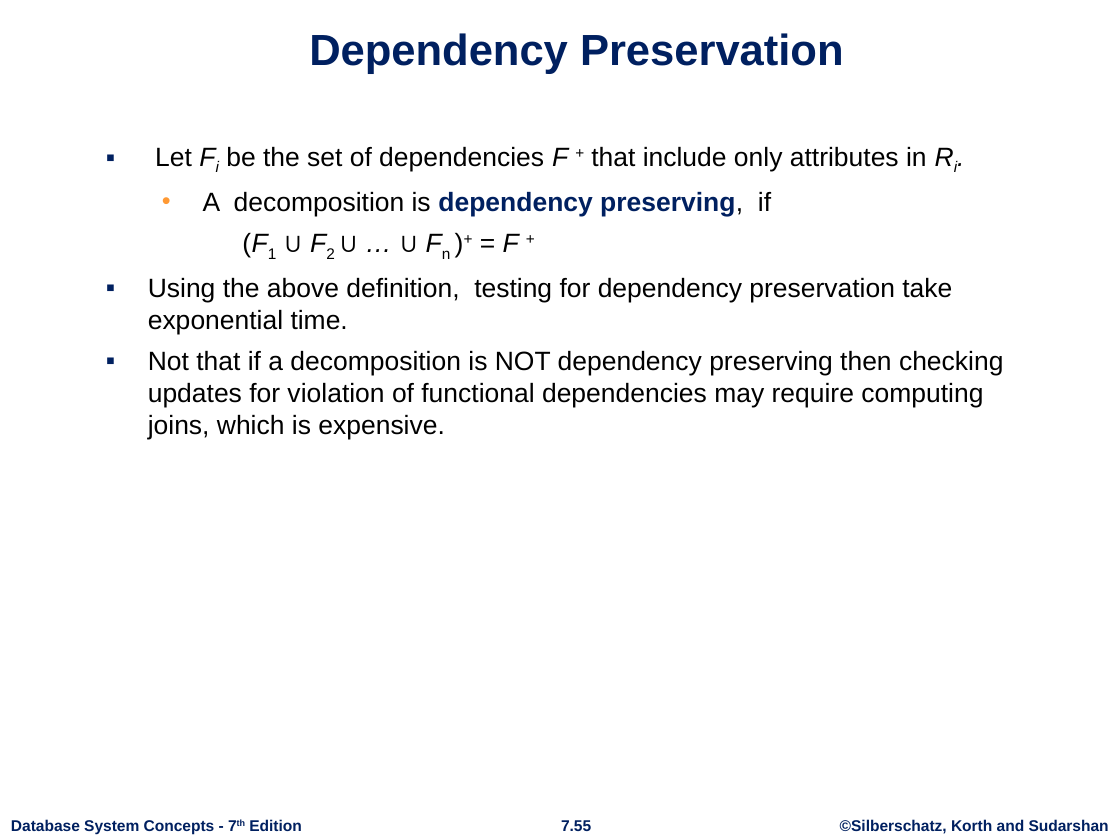
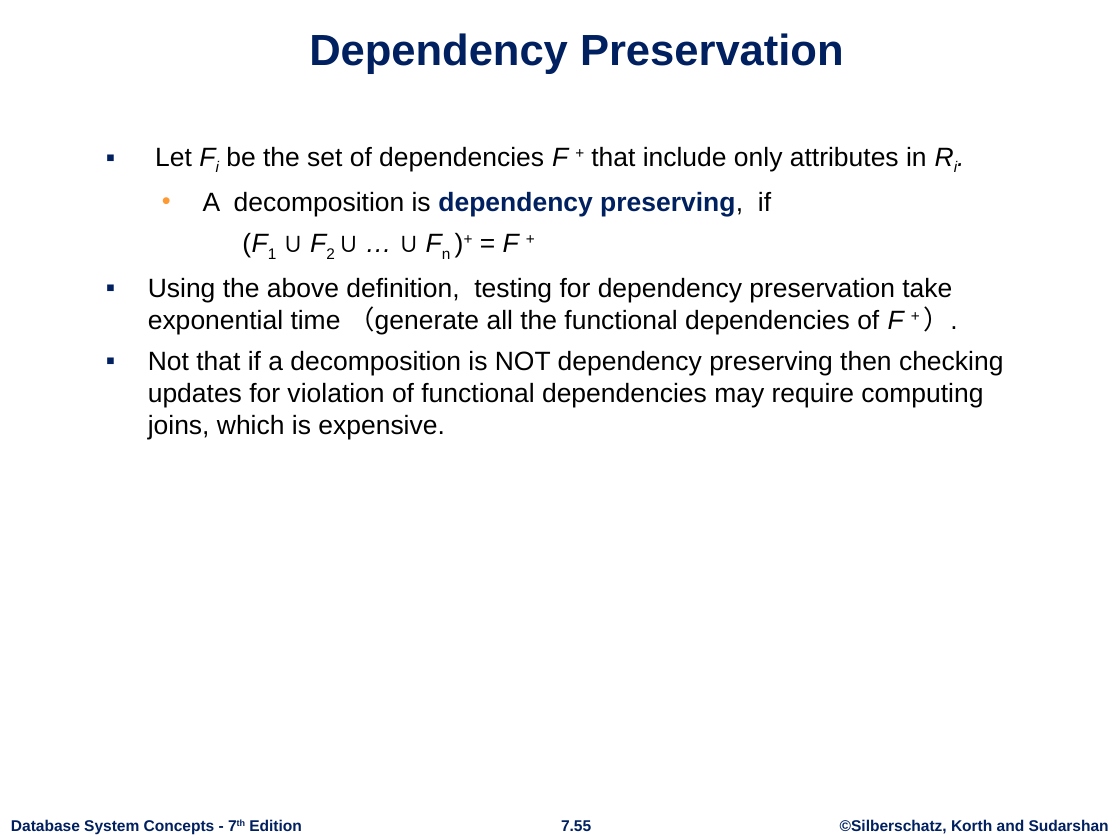
Before and after one commit to FergieLigaLlj/CISC3000-Introduction-to-Data-Base-Systems, a slide deck: slide 55 of Lecture Notes/ch7.pptx. Drawn at 1120x840 pixels with LibreOffice and Linux fonts; fonts in the diff are those of the drawing; background and template pictures are left out. Boxes give left, top, right and bottom in pixels: in the first picture for what was removed or moved away, otherwise in the second. Text is boxed around its words. In the diff, an @@ line names an element or a change of style, - is before the commit and + after.

```diff
--- a/Lecture Notes/ch7.pptx
+++ b/Lecture Notes/ch7.pptx
@@ text at box(148, 277, 952, 335): text changed @@
-▪ Using the above definition, testing for dependency preservation take exponential time.
+▪ Using the above definition, testing for dependency preservation take exponential time （generate all the functional dependencies of F + ）.
```
Also in this commit, not shown: 12 other slides changed, 1 slide added, 21 other files.
